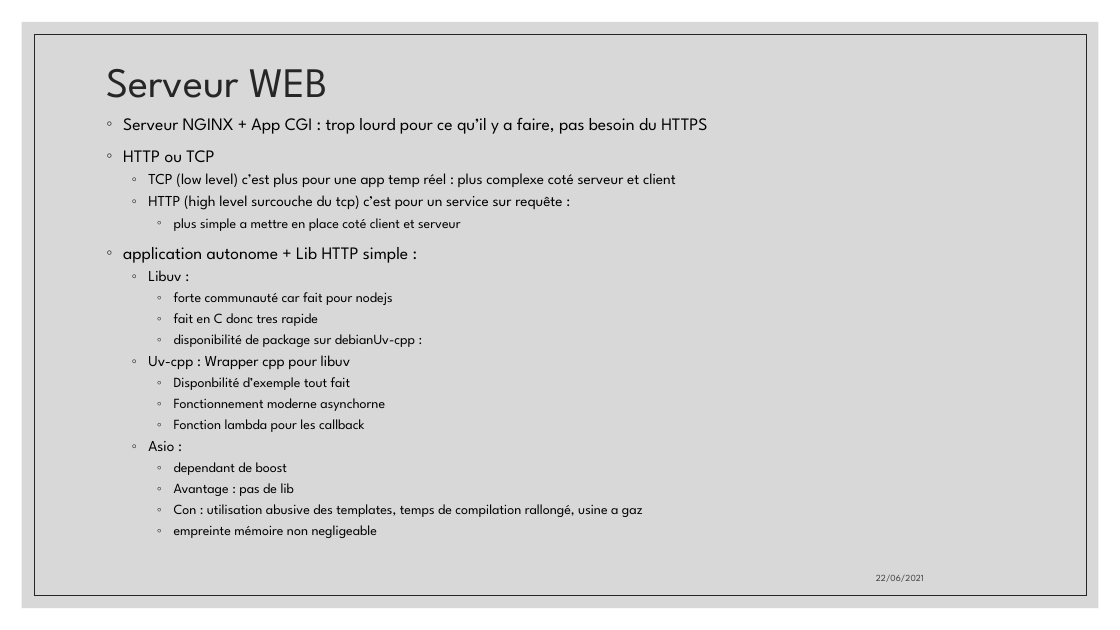
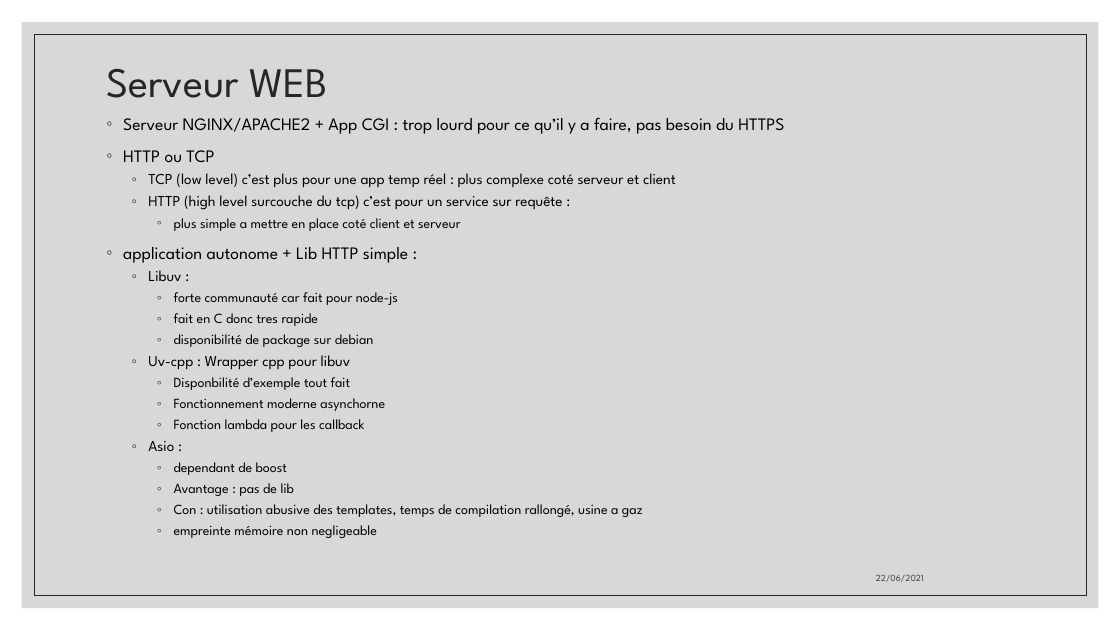
Before and after one commit to aiekick/ProjectStationMeteo, a slide deck: slide 20 of doc/StationMeteo_Soutenance.pptx. Drawn at 1120x630 pixels with LibreOffice and Linux fonts; fonts in the diff are those of the drawing. Boxes give left, top, right and bottom in pixels: in the first picture for what was removed or moved away, otherwise in the second. Text is boxed around its words. In the diff, an @@ line names an element or a change of style, - is before the commit and + after.

```diff
--- a/doc/StationMeteo_Soutenance.pptx
+++ b/doc/StationMeteo_Soutenance.pptx
@@ text at [123,117,784,134]: text changed @@
-◦ Serveur NGINX + App CGI : trop lourd pour ce qu’il y a faire, pas besoin du HTTPS
+◦ Serveur NGINX/APACHE2 + App CGI : trop lourd pour ce qu’il y a faire, pas besoin du HTTPS
@@ text at [174,292,398,305]: text changed @@
-    ◦ forte communauté car fait pour nodejs
+    ◦ forte communauté car fait pour node-js
@@ text at [174,334,374,347]: text changed @@
-    ◦ disponibilité de package sur debianUv-cpp :
+    ◦ disponibilité de package sur debian
```
Also in this commit, not shown: 16 other slides changed, 6 slides added.
